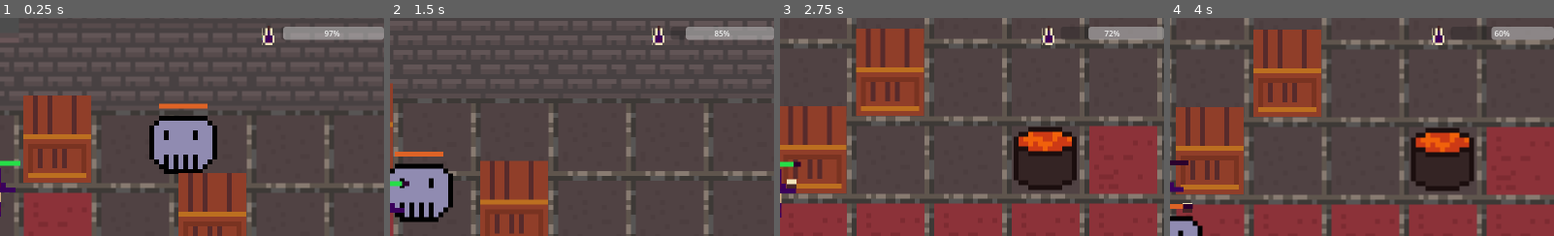
Above: before the commit, frames 1-4 (left to right).
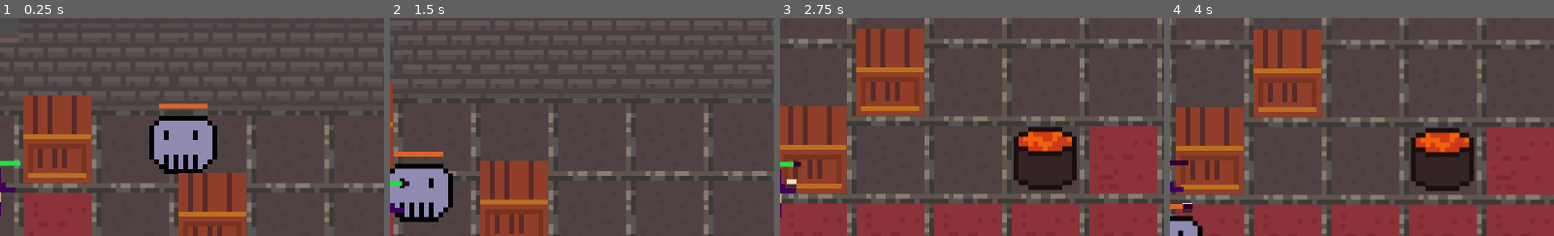
Above: after the commit, the same moments.

Repository: chluebi/ludum-dare-58
Game: Godot game, scene res://main.tscn
The game is run twice, just before and just after one commit, with the same random seed, the same clock (stepped at 60 frames per second) and the same inputs.
Inputs (mouse positions are % of the whole screen's width and height, from its top left):
- Up to frame 1 (0.25 s): no input
- Up to frame 2 (1.5 s): move the mouse to (72, 45) at 0.52 s; press the mouse at (72, 45) at 0.53 s; hold D (move_right) 0.53-1.28 s; move the mouse to (29, 55) at 1.27 s; release the mouse at (29, 55) at 1.28 s; hold S (move_down) from 1.28 s (still down); click (29, 55) at 1.35 s
- Up to frame 3 (2.75 s): move the mouse to (60, 28) at 2.02 s; release S (move_down) at 2.03 s; press the mouse at (60, 28) at 2.03 s; hold D (move_right) from 2.03 s (still down)
- Up to frame 4 (4 s): move the mouse to (45, 70) at 2.77 s; release D (move_right) at 2.78 s; release the mouse at (45, 70) at 2.78 s; hold W (move_up) 2.78-3.53 s; click (45, 70) at 2.85 s; move the mouse to (80, 65) at 3.52 s; press the mouse at (80, 65) at 3.53 s; hold A (move_left) from 3.53 s (still down)
The pictures show only the part of the screen within x 50-100%, y 8-58%; the shares and areas given below are measured in that part.

The runs differ from the first frame. In frame 1, 1.8% of the frame differs, in the area x 68-100%, y 3-13%; in frame 2, 1.6%; in frame 3, 1.4%; in frame 4, 1.2%.

Commit message:
integrate hud with potion pickup

Diff:
--- a/duration_ui.gd
+++ b/duration_ui.gd
@@ -5,7 +5,7 @@
 @onready var container: VBoxContainer = $Anchor/DurationsContainer
 
 func _ready() -> void:
-	add_potion_effect(10, randi_range(0, 6))
+	pass
 
 func add_potion_effect(duration: float, t) -> void:
 	var new_bar = POTION_BAR_SCENE.instantiate()
--- a/effect_manager.gd
+++ b/effect_manager.gd
@@ -31,3 +31,5 @@
 func activate(color: Constants.potion_type):
 	if color in effect_dictionary:
 		effect_dictionary[color].start(time)
+		var hud := $"../HUD"
+		hud.add_potion_ui_effect(time, color)
--- /dev/null
+++ b/hud.gd
@@ -0,0 +1,16 @@
+extends CanvasLayer
+
+
+# Called when the node enters the scene tree for the first time.
+func _ready() -> void:
+	pass # Replace with function body.
+
+
+# Called every frame. 'delta' is the elapsed time since the previous frame.
+func _process(delta: float) -> void:
+	pass
+
+
+func add_potion_ui_effect(duration: float, t):
+	var durations := $DurationUI
+	durations.add_potion_effect(duration, t)
--- a/hud.tscn
+++ b/hud.tscn
@@ -1,9 +1,11 @@
-[gd_scene load_steps=3 format=3 uid="uid://b4s8ah7fjsuyp"]
+[gd_scene load_steps=4 format=3 uid="uid://b4s8ah7fjsuyp"]
 
 [ext_resource type="Script" uid="uid://cd34fatirlnop" path="res://hotbar.gd" id="1_8sq4i"]
+[ext_resource type="Script" uid="uid://c47f4mqo0ly4" path="res://hud.gd" id="1_640wx"]
 [ext_resource type="Script" uid="uid://dpncji4eyyghm" path="res://duration_ui.gd" id="2_64ctp"]
 
 [node name="HUD" type="CanvasLayer"]
+script = ExtResource("1_640wx")
 
 [node name="Hotbar" type="CanvasLayer" parent="."]
 script = ExtResource("1_8sq4i")
@@ -42,3 +44,4 @@
 anchor_bottom = 1.0
 grow_horizontal = 2
 grow_vertical = 2
+theme_override_constants/separation = 10
--- a/potion_bar.tscn
+++ b/potion_bar.tscn
@@ -4,15 +4,17 @@
 [ext_resource type="PackedScene" uid="uid://c6888bgnahqbh" path="res://potion.tscn" id="2_66aws"]
 
 [node name="PotionBar" type="HBoxContainer"]
-offset_right = 163.0
-offset_bottom = 40.0
+offset_right = 292.0
+offset_bottom = 60.0
 size_flags_horizontal = 3
 size_flags_vertical = 0
 script = ExtResource("1_fmjmd")
 
 [node name="ColorRect" type="ColorRect" parent="."]
+custom_minimum_size = Vector2(0, 60)
 layout_mode = 2
 size_flags_horizontal = 3
+color = Color(1, 1, 1, 0.05882353)
 
 [node name="PotionBarElements" type="HBoxContainer" parent="ColorRect"]
 layout_mode = 1
@@ -28,12 +30,14 @@
 layout_mode = 2
 
 [node name="potion" parent="ColorRect/PotionBarElements/Icon" instance=ExtResource("2_66aws")]
-position = Vector2(19, 19)
+position = Vector2(23, 29)
 scale = Vector2(0.5, 0.5)
 
 [node name="ProgressBar" type="ProgressBar" parent="ColorRect/PotionBarElements"]
+custom_minimum_size = Vector2(0, 20)
 layout_mode = 2
 size_flags_horizontal = 3
 size_flags_vertical = 4
 value = 50.0
 fill_mode = 1
+show_percentage = false
Not shown, added: hud.gd.uid
Not shown: 1 places in main.tscn that only renumber resources
